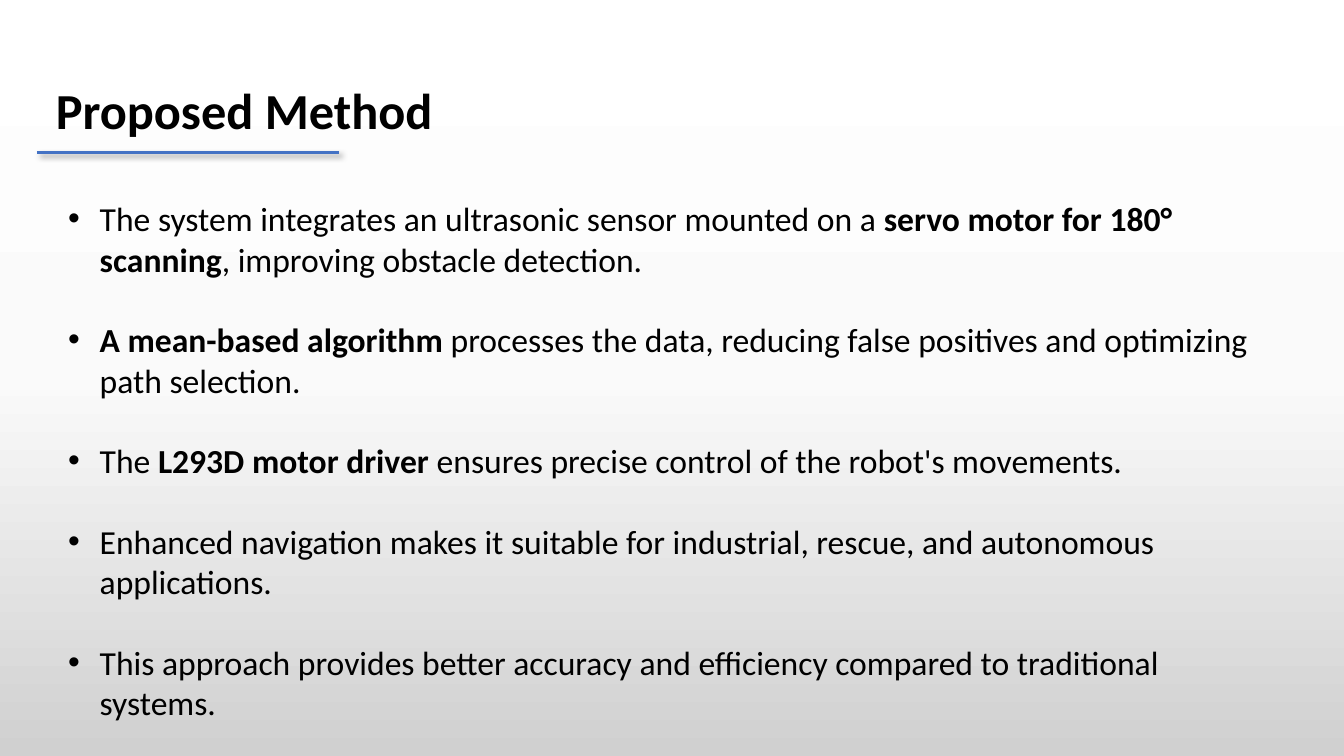
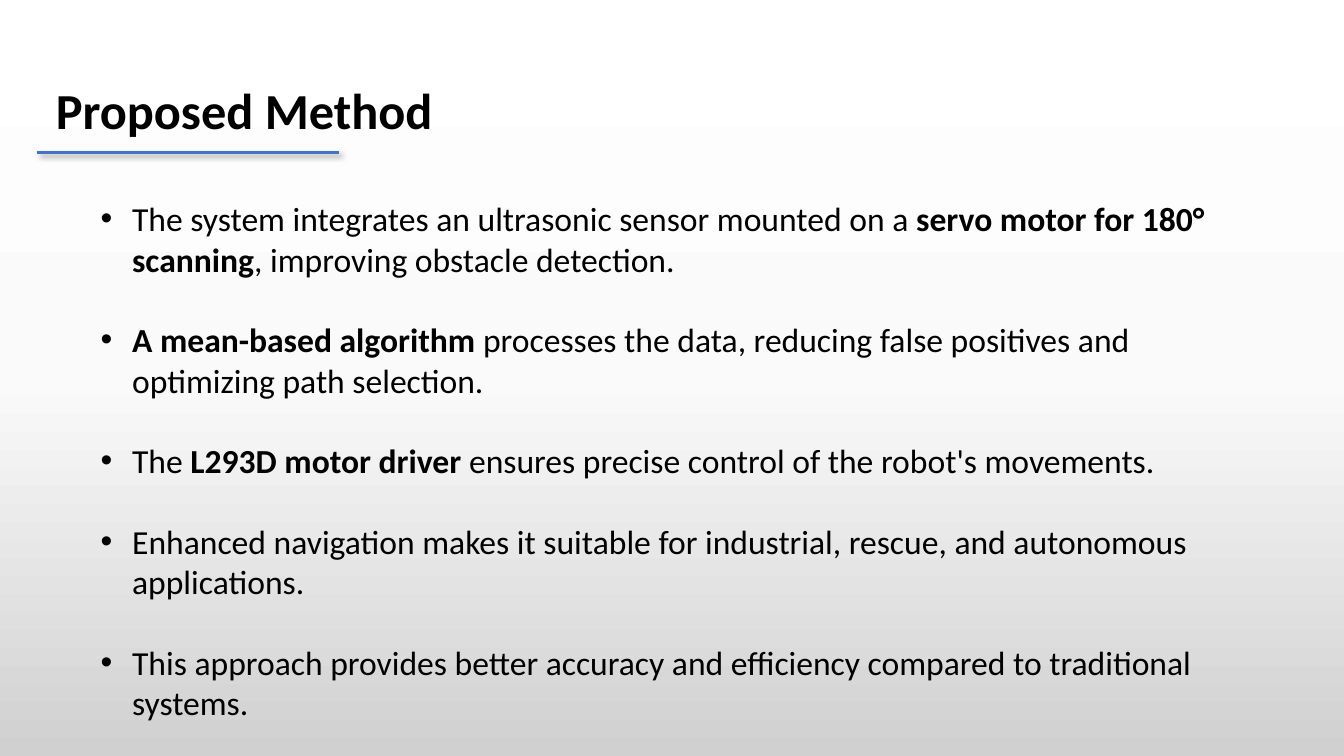
Before and after one commit to dheeraj78/project-4-2, a slide deck: slide 20 of Batch 8 .pptx (slide 19 before the commit). Drawn at 1344x756 pixels with LibreOffice and Linux fonts; fonts in the diff are those of the drawing. Boxes give left, top, right and bottom in pixels: in the first picture for what was removed or moved away, otherwise in the second. Text is boxed around its words. In the diff, an @@ line names an element or a change of style, - is before the commit and + after.

```diff
--- a/Batch 8 .pptx
+++ b/Batch 8 .pptx
@@ text "The system integrates an ultrasonic ..." rewrapped from (x1=100, y1=207, x2=1247, y2=681) to (x1=132, y1=207, x2=1205, y2=721) @@
```
Also in this commit, not shown: 3 other slides changed, 3 slides added, 1 slide removed, 10 other files.
